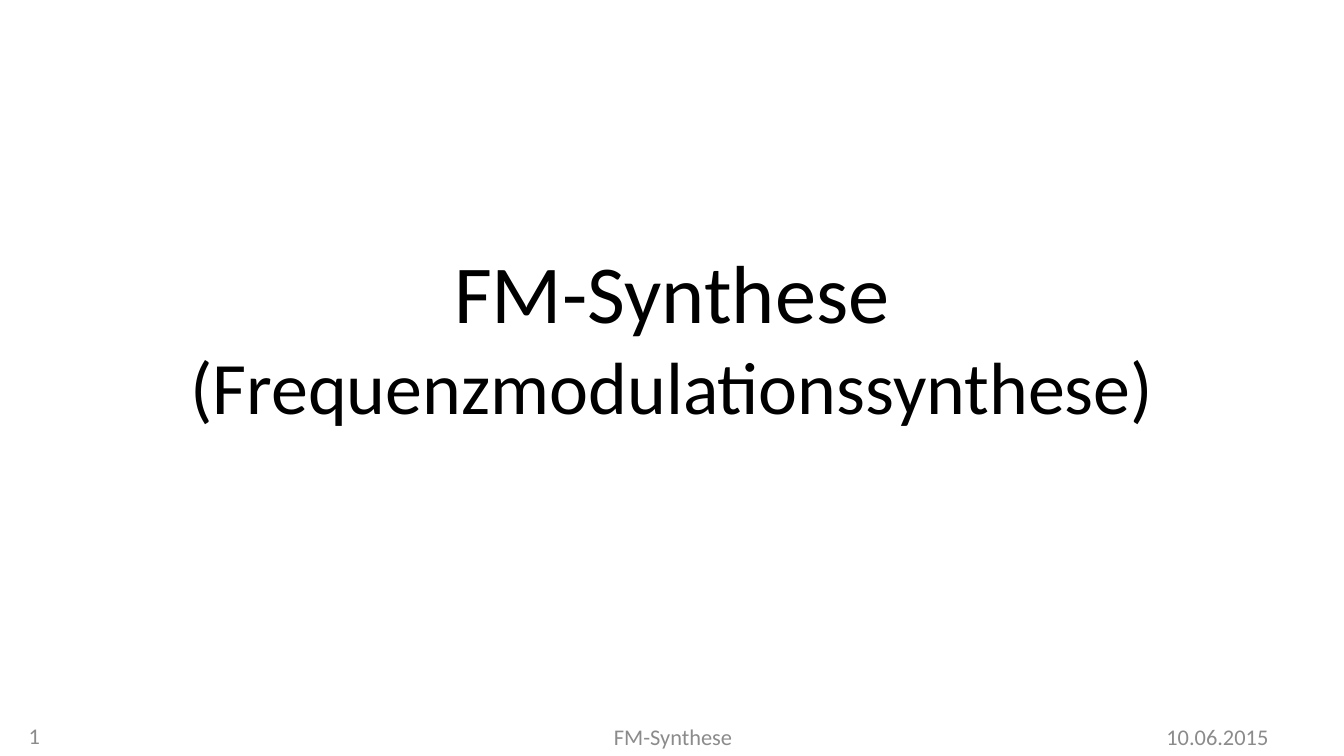
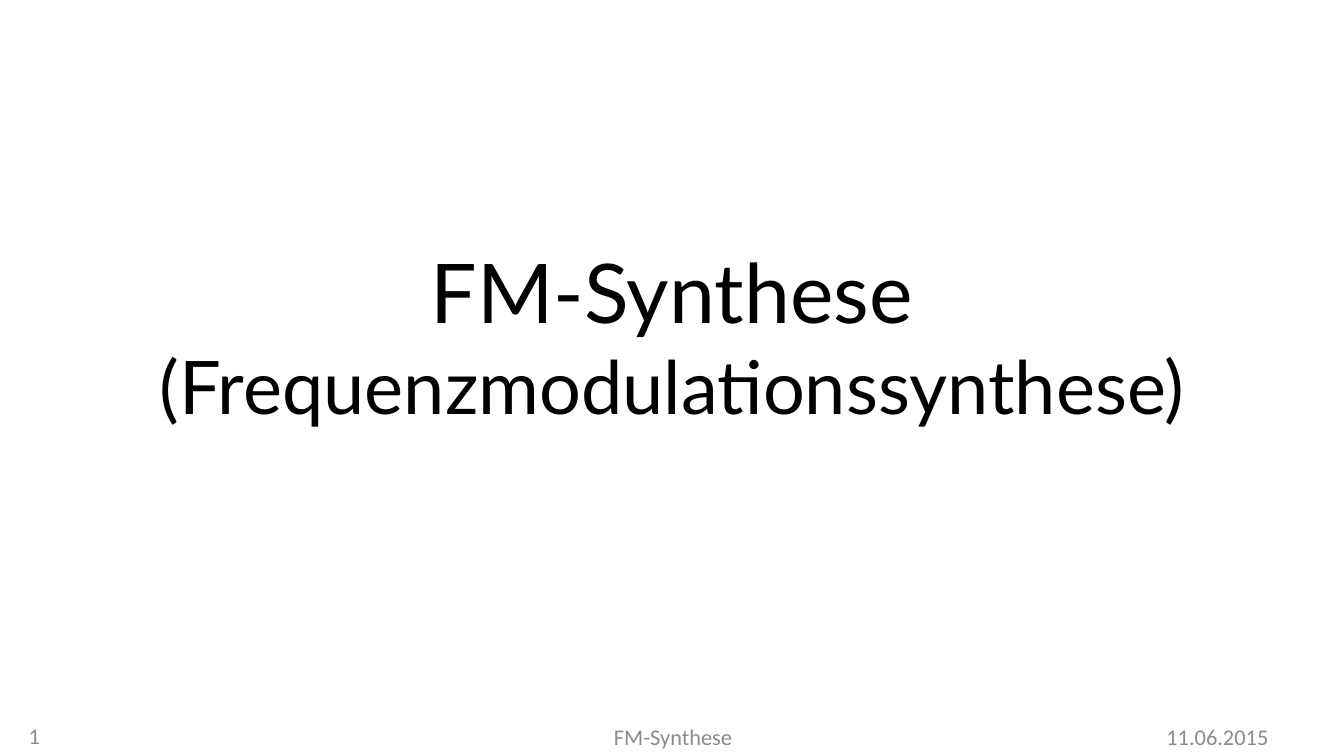
Before and after one commit to MBulli/VSeminar, a slide deck: slide 1 of Praesentation/FMSynthese-Julius.pptx. Drawn at 1344x756 pixels with LibreOffice and Linux fonts; fonts in the diff are those of the drawing; background and template pictures are left out. Boxes give left, top, right and bottom in pixels: in the first picture for what was removed or moved away, otherwise in the second. Text is boxed around its words. In the diff, an @@ line names an element or a change of style, - is before the commit and + after.

```diff
--- a/Praesentation/FMSynthese-Julius.pptx
+++ b/Praesentation/FMSynthese-Julius.pptx
@@ title "FM-Synthese (Frequenzmodulationssynthese)" at [160, 262, 1185, 427]: font Calibri to Lato @@
@@ text at [1166, 730, 1268, 745]: text changed @@
-10.06.2015
+11.06.2015
```
Also in this commit, not shown: 2 other slides changed, 2 slides added, 1 other file.
